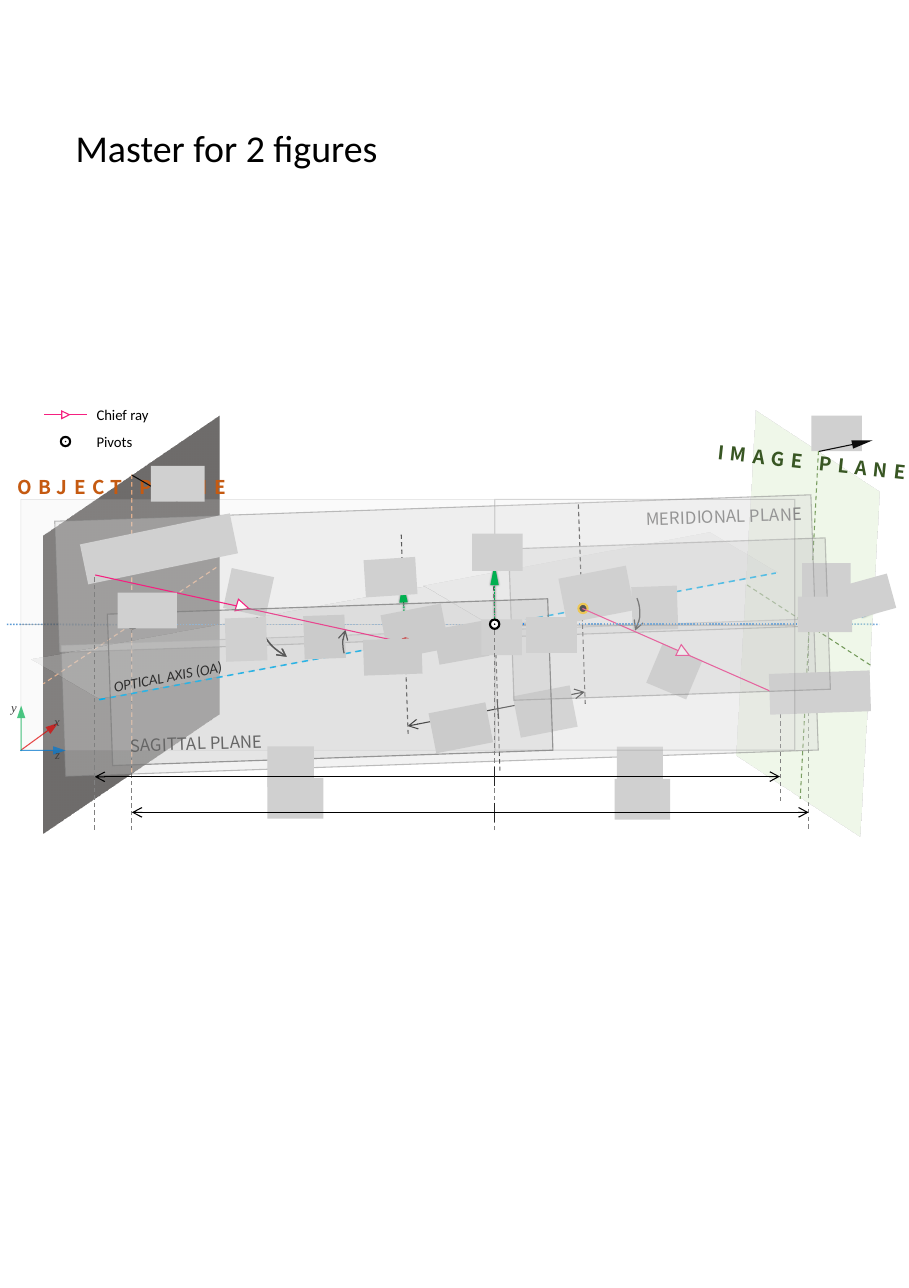
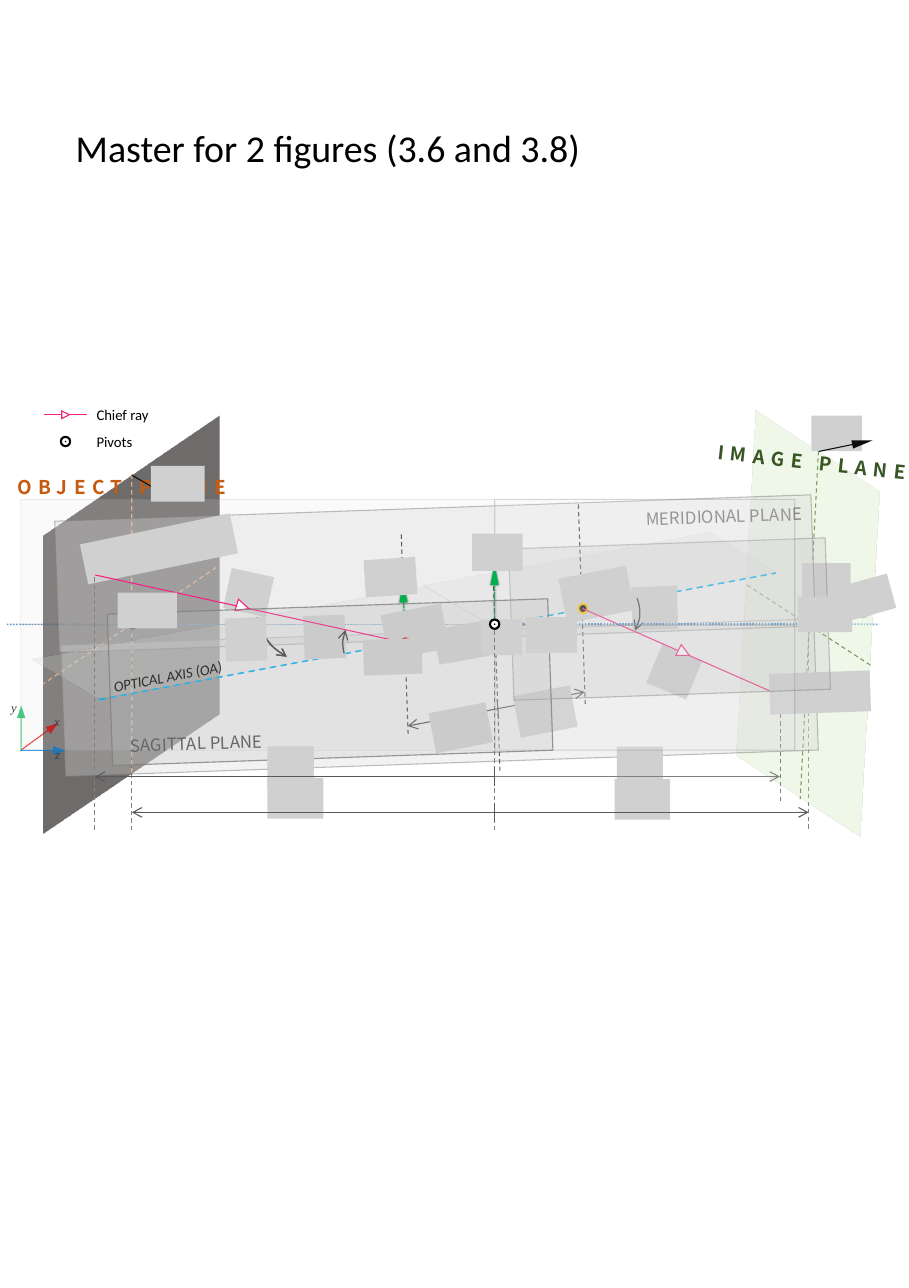
Before and after one commit to indranilsinharoy/phd-artifacts, a slide deck: slide 8 of chapters/chapter03_geometricmodel/figures/figures_PPT.pptx. Drawn at 909x1288 pixels with LibreOffice and Linux fonts; fonts in the diff are those of the drawing; grey boxes stand for pictures. Boxes give left, top, right and bottom in pixels: in the first picture for what was removed or moved away, otherwise in the second. Text is boxed around its words. In the diff, an @@ line names an element or a change of style, - is before the commit and + after.

```diff
--- a/chapters/chapter03_geometricmodel/figures/figures_PPT.pptx
+++ b/chapters/chapter03_geometricmodel/figures/figures_PPT.pptx
@@ text at bbox=[76, 134, 579, 169]: text changed @@
-Master for 2 figures
+Master for 2 figures (3.6 and 3.8)
@@ double arrow (408, 726) - (585, 692): stroke #262626 0.5 pt to #595959 0.5 pt @@
@@ line (497, 700) - (498, 718): stroke #262626 0.5 pt to #595959 0.5 pt @@
@@ arrow (495, 777) - (95, 777): stroke #000000 0.5 pt to #595959 0.5 pt @@
@@ arrow (495, 776) - (780, 776): stroke #000000 0.5 pt to #808080 0.5 pt @@
@@ line added from (495, 767) to (495, 786), #595959 0.5 pt @@
@@ line added from (495, 803) to (495, 821), #595959 0.5 pt @@
@@ arrow (495, 812) - (132, 812): stroke #000000 0.5 pt to #595959 0.5 pt @@
@@ arrow (495, 812) - (809, 812): stroke #000000 0.5 pt to #595959 0.5 pt @@
```
Also in this commit, not shown: 7 other slides changed, 10 other files.
